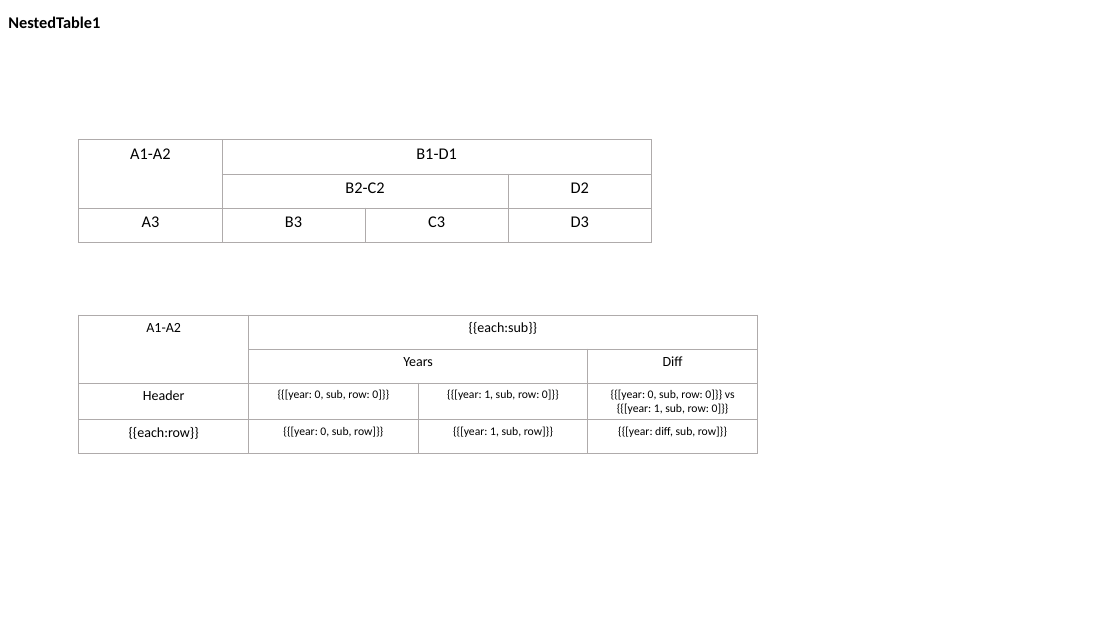
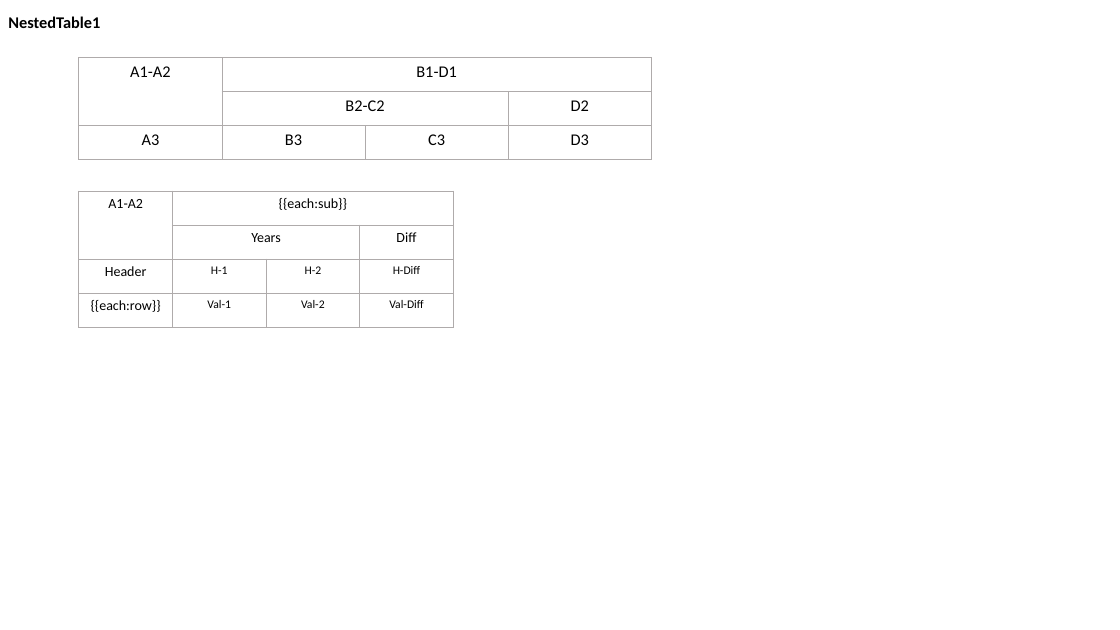
Before and after one commit to singerla/pptx-automizer, a slide deck: slide 1 of __tests__/pptx-templates/NestedTables.pptx. Drawn at 1120x630 pixels with LibreOffice and Linux fonts; fonts in the diff are those of the drawing. Boxes give left, top, right and bottom in pixels: in the first picture for what was removed or moved away, otherwise in the second. Text is boxed around its words. In the diff, an @@ line names an element or a change of style, - is before the commit and + after.

Commit message:
feat(table): use tags to expand rows or (nested) columns

```diff
--- a/__tests__/pptx-templates/NestedTables.pptx
+++ b/__tests__/pptx-templates/NestedTables.pptx
@@ table: place and size @@
-table at bbox=[79, 140, 650, 243]
+table at bbox=[79, 58, 650, 160]
@@ table at bbox=[79, 191, 452, 327] @@
-row 3: Header | {{[year: 0, sub, row: 0]}} | {{[year: 1, sub, row: 0]}} | {{[year: 0, sub, row: 0]}} vs {{[year: 1, sub, row: 0]}}
+row 3: Header | H-1 | H-2 | H-Diff
-row 4: {{each:row}} | {{[year: 0, sub, row]}} | {{[year: 1, sub, row]}} | {{[year: diff, sub, row]}}
+row 4: {{each:row}} | Val-1 | Val-2 | Val-Diff
@@ table: place and size @@
-table at bbox=[79, 315, 758, 454]
+table at bbox=[79, 191, 452, 327]
```
Also in this commit, not shown: 3 slides added, 8 other files.
